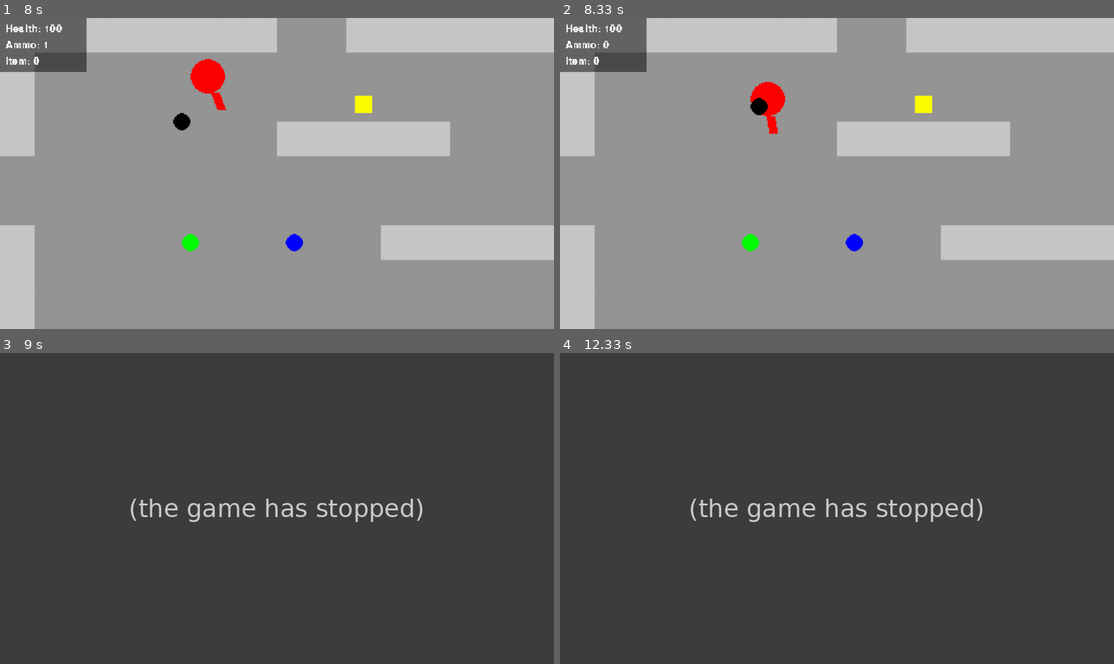
Above: before the commit, frames 1-4 (two rows, left to right).
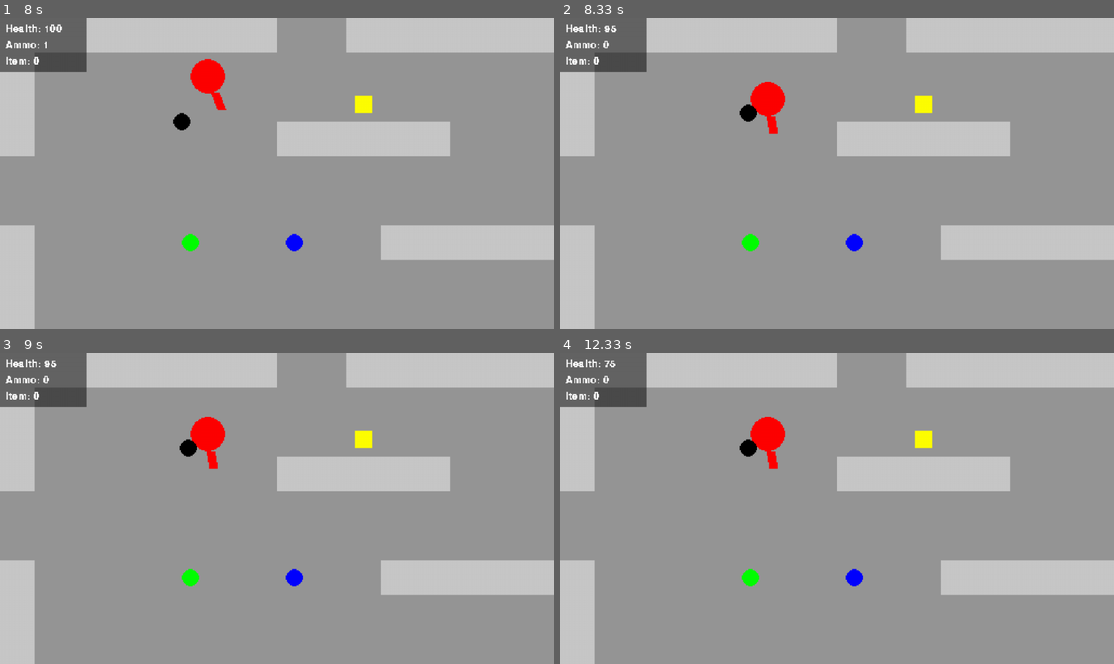
Above: after the commit, the same moments.

Repository: RLangendam/pygame
Game: pygame game, started from main.py
Two runs of this game, one before a commit and one after it. Both use one fixed random seed, a clock stepped at 60 frames per second and the inputs below.
Inputs (mouse positions are in pixels of both pictures, inside the frame that each line leads up to):
- Up to frame 1 (8 s): hold A 0.33-0.87 s; move the mouse to (265, 210) at 0.37 s; hold S 0.9-1.2 s; move the mouse to (349, 89) at 0.93 s; click (354, 198) at 1.28 s; hold A 1.57-1.97 s; click (299, 210) at 1.65 s; hold W 2-2.37 s; click (132, 269) at 2.08 s; hold D 2.4-3.03 s; click (99, 217) at 2.48 s; hold S 3.07-3.43 s; click (421, 58) at 3.15 s; hold A 3.47-3.93 s; click (282, 77) at 3.55 s; hold D 3.97-4.43 s; click (110, 154) at 4.05 s; hold W 4.47-4.77 s; click (326, 92) at 4.55 s; hold D 4.8-5.27 s; click (138, 248) at 4.88 s; hold A 5.3-5.83 s; click (315, 167) at 5.38 s; hold S 5.87-6.17 s; click (371, 282) at 5.95 s; hold A 6.2-6.6 s; click (216, 142) at 6.28 s; move the mouse to (221, 176) at 6.63 s; click (221, 176) at 6.68 s; hold W 6.97-7.33 s; click (404, 173) at 7.05 s; hold D from 7.37 s (still down); click (249, 176) at 7.45 s
- Up to frame 2 (8.33 s): release D at 8 s; hold S from 8.03 s (still down); click (787, 238) at 8.12 s
- Up to frame 3 (9 s): release S at 8.4 s
- Up to frame 4 (12.33 s): no input

Frame 1 is identical in both runs. In frame 2, 0.3% of the frame differs, in the area x 8-38%, y 1-34%; in frame 3, 99%, in the area x 0-100%, y 0-100%; in frame 4, 99%.
Error before the commit: ValueError: Can't normalize Vector of length Zero (enemy.py line 31); the game stopped at 8.47 s (later frames are placeholders)

Commit message:
Added logic for enemy player collision

Diff:
--- a/source/enemy.py
+++ b/source/enemy.py
@@ -9,23 +9,30 @@
         tile_dimensions = (constants.tile_size, constants.tile_size)
         image = pygame.Surface(tile_dimensions, pygame.SRCALPHA)
         rect = image.get_rect(topleft=pos * constants.tile_size)
-        super().__init__(image, rect, *groups)
+        super().__init__(image, rect, 3, *groups)
         pygame.draw.circle(
             self.image,
             (0, 0, 0, 255),
             (constants.tile_size // 2, constants.tile_size // 2),
             constants.tile_size // 4,
         )
-        self.health = 3
         self.movement_speed = 0.1
+        self.last_hit = 0
 
-    def hit(self, damage: int):
-        self.health -= damage
-        if self.health <= 0:
-            self.kill()
+    def death(self):
+        self.kill()
 
-    def update(self, dt: int, player_center: tuple[int, int], width, height, obstacles):
-        target_x, target_y = player_center
+    def update(self, dt: int, player: Movable, width, height, obstacles):
+        self.last_hit += dt
+
+        if (
+            pygame.sprite.collide_rect(self, player)
+            and pygame.sprite.collide_mask(self, player) is not None
+        ):
+            self.touch_player(player)
+            return
+
+        target_x, target_y = player.rect.center
         x = target_x - self.rect.centerx
         y = target_y - self.rect.centery
         direction = pygame.Vector2(x, y).normalize() * self.movement_speed * dt
@@ -37,8 +44,9 @@
             return
 
         other_obstacles = filter(lambda sprite: sprite != self, obstacles)
-        dx, dy = self.move_avoiding_collisions(dx, dy, other_obstacles)
-        if dx == 0 and dy == 0:
-            return
+        self.move_avoiding_collisions(dx, dy, other_obstacles)
 
-        # Add player collision logic
+    def touch_player(self, player: Movable):
+        if self.last_hit >= 1000:
+            player.hit(5)
+            self.last_hit = 0
--- a/source/game.py
+++ b/source/game.py
@@ -96,7 +96,7 @@
             player_center = self.player.rect.center
             self.level.get_enemies().update(
                 dt,
-                player_center,
+                self.player,
                 self.level.width,
                 self.level.height,
                 self.level.get_obstacles(),
--- a/source/movable.py
+++ b/source/movable.py
@@ -6,10 +6,13 @@
 
 
 class Movable(pygame.sprite.Sprite):
-    def __init__(self, surface: pygame.Surface, rect: pygame.Rect, *groups):
+    def __init__(
+        self, surface: pygame.Surface, rect: pygame.Rect, health: int, *groups
+    ):
         super().__init__(*groups)  # type: ignore
         self.image = surface
         self.rect = rect
+        self.health = health
 
     def move_avoiding_collisions(self, dx, dy, obstacles):
         self.rect.move_ip(dx, dy)
@@ -58,3 +61,11 @@
             if new_y < 0 or new_y > height - self.rect.height:
                 dy = 0
         return dx, dy
+
+    def hit(self, damage: int):
+        self.health -= damage
+        if self.health <= 0:
+            self.death()
+
+    def death(self):
+        pass
--- a/source/player.py
+++ b/source/player.py
@@ -9,9 +9,8 @@
         image_dimensions = (constants.tile_size, constants.tile_size)
         image = pygame.Surface(image_dimensions, pygame.SRCALPHA)
         rect = image.get_rect(topleft=(x, y))
-        super().__init__(image, rect, *groups)
+        super().__init__(image, rect, 100, *groups)
         pygame.draw.ellipse(self.image, (255, 0, 0, 255), self.image.get_rect())
-        self.health = 100
         self.inventory = {"Item": 0}
         self.movement_x = 0
         self.movement_y = 0
@@ -72,3 +71,6 @@
         items = pygame.sprite.spritecollide(self, items, False)  # type: ignore
         for item in items:
             item.pickup(self.inventory)
+
+    def death(self):
+        print("Game over")
